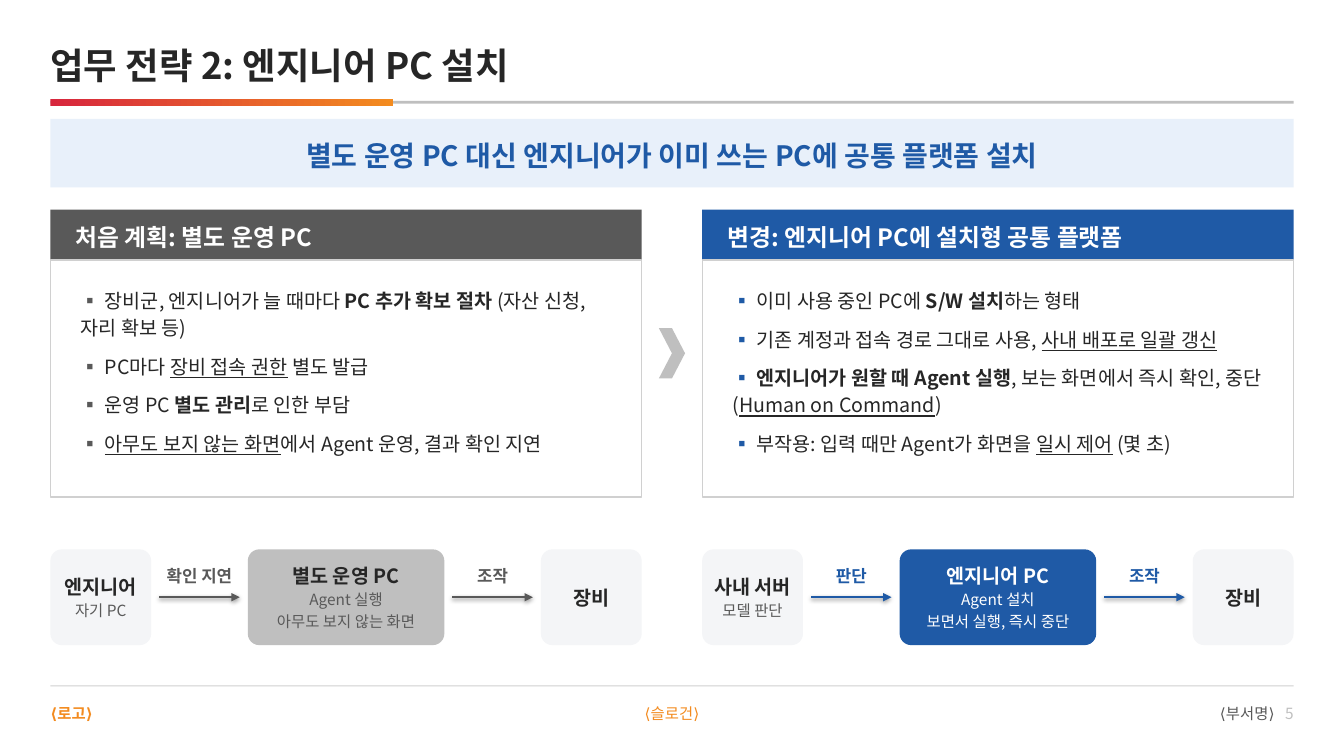
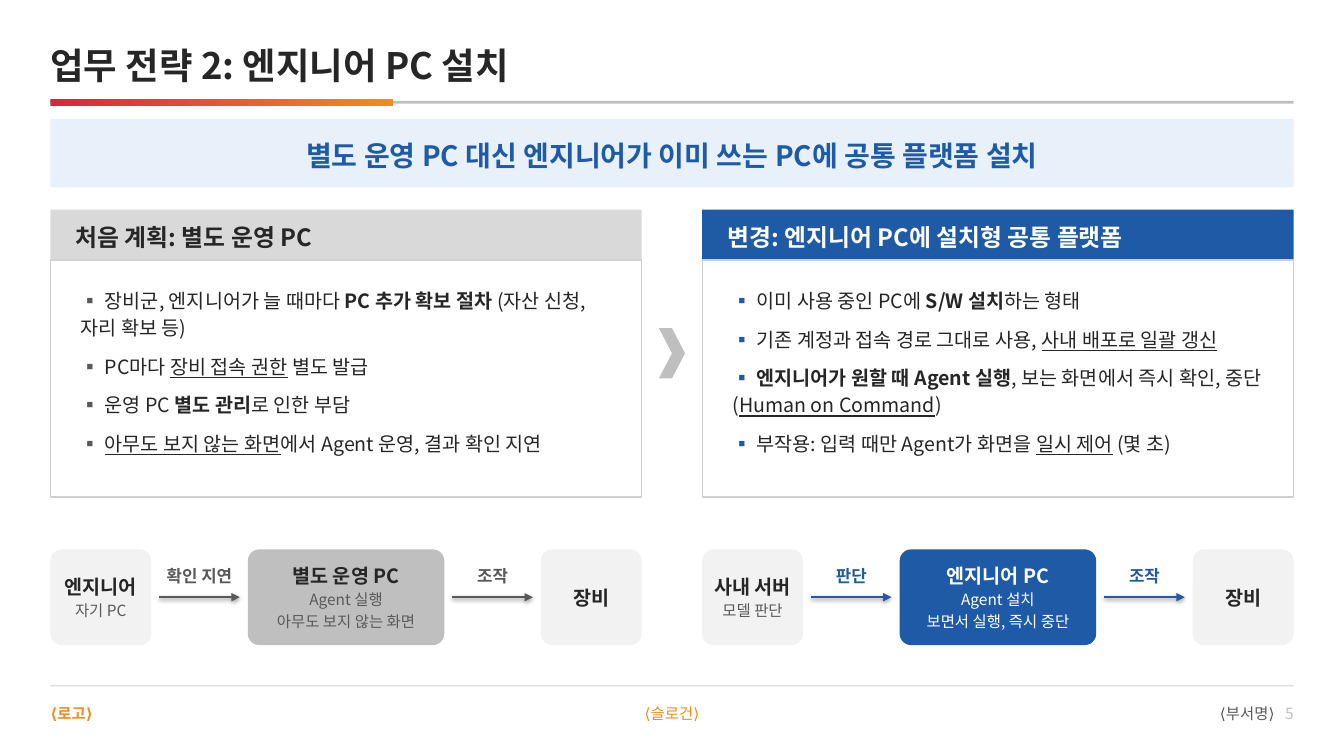
Before and after one commit to DarrenKoi/pm_notes, a slide deck: slide 5 of my-task/arc-tf/deliverables/arc-tf-team-full.pptx. Drawn at 1344x756 pixels with LibreOffice and Linux fonts; fonts in the diff are those of the drawing. Boxes give left, top, right and bottom in pixels: in the first picture for what was removed or moved away, otherwise in the second. Text is boxed around its words. In the diff, an @@ line names an element or a change of style, - is before the commit and + after.

```diff
--- a/my-task/arc-tf/deliverables/arc-tf-team-full.pptx
+++ b/my-task/arc-tf/deliverables/arc-tf-team-full.pptx
@@ rectangle at bbox=[50, 210, 642, 260]: fill #595959 to #D9D9D9 @@
@@ text "처음 계획: 별도 운영 PC" at bbox=[76, 226, 313, 248]: text colour #FFFFFF to #262626 @@
```
Also in this commit, not shown: 14 other slides changed, 3 other files.
